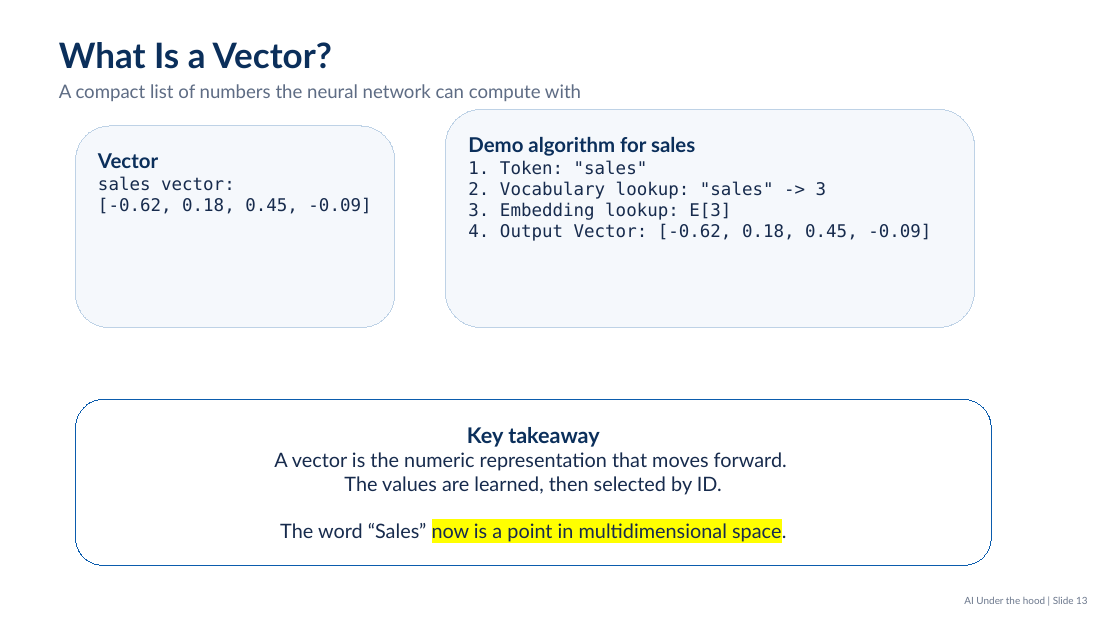
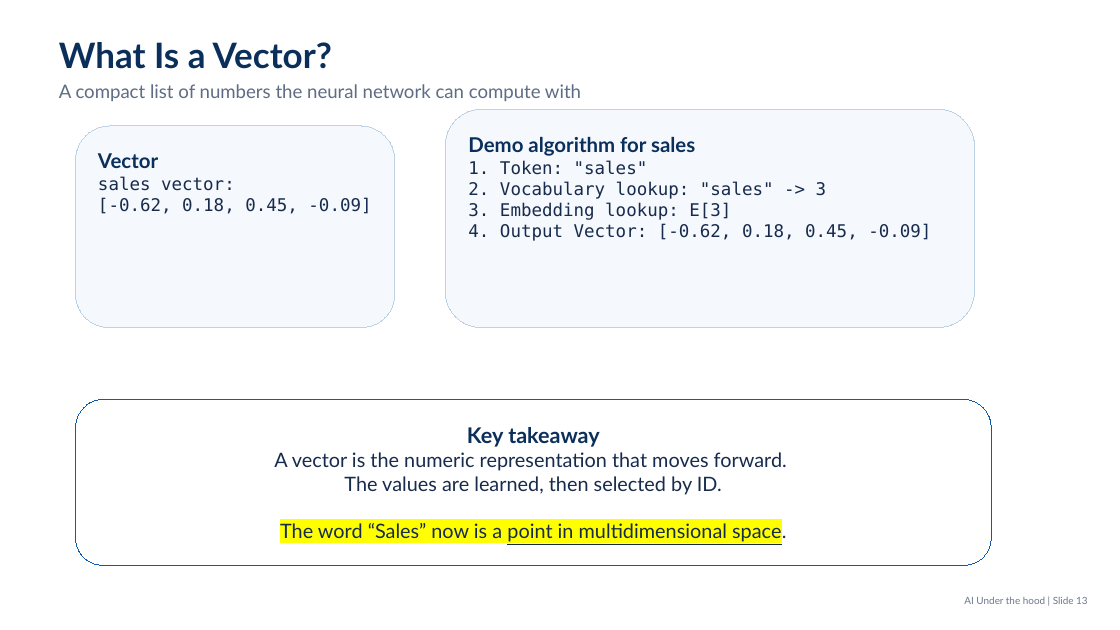
Before and after one commit to javaboy-vk/MAGPAI, a slide deck: slide 13 of pptx/Session_01_Tokens_v1.0.pptx. Drawn at 1120x630 pixels with LibreOffice and Linux fonts; fonts in the diff are those of the drawing. Boxes give left, top, right and bottom in pixels: in the first picture for what was removed or moved away, otherwise in the second. Text is boxed around its words. In the diff, an @@ line names an element or a change of style, - is before the commit and + after.

```diff
--- a/pptx/Session_01_Tokens_v1.0.pptx
+++ b/pptx/Session_01_Tokens_v1.0.pptx
@@ text in rounded rectangle at bbox=[280, 521, 786, 543]: highlight none to #FFFF00 in "The word “Sales”"; underline on in "point in multidimensional space." @@
```
Also in this commit, not shown: 5 other slides changed.
